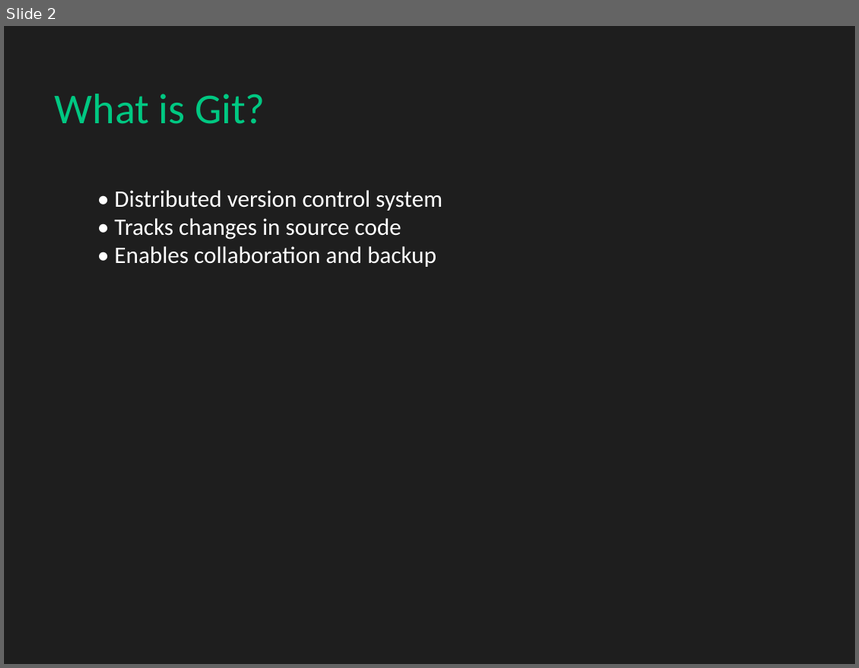
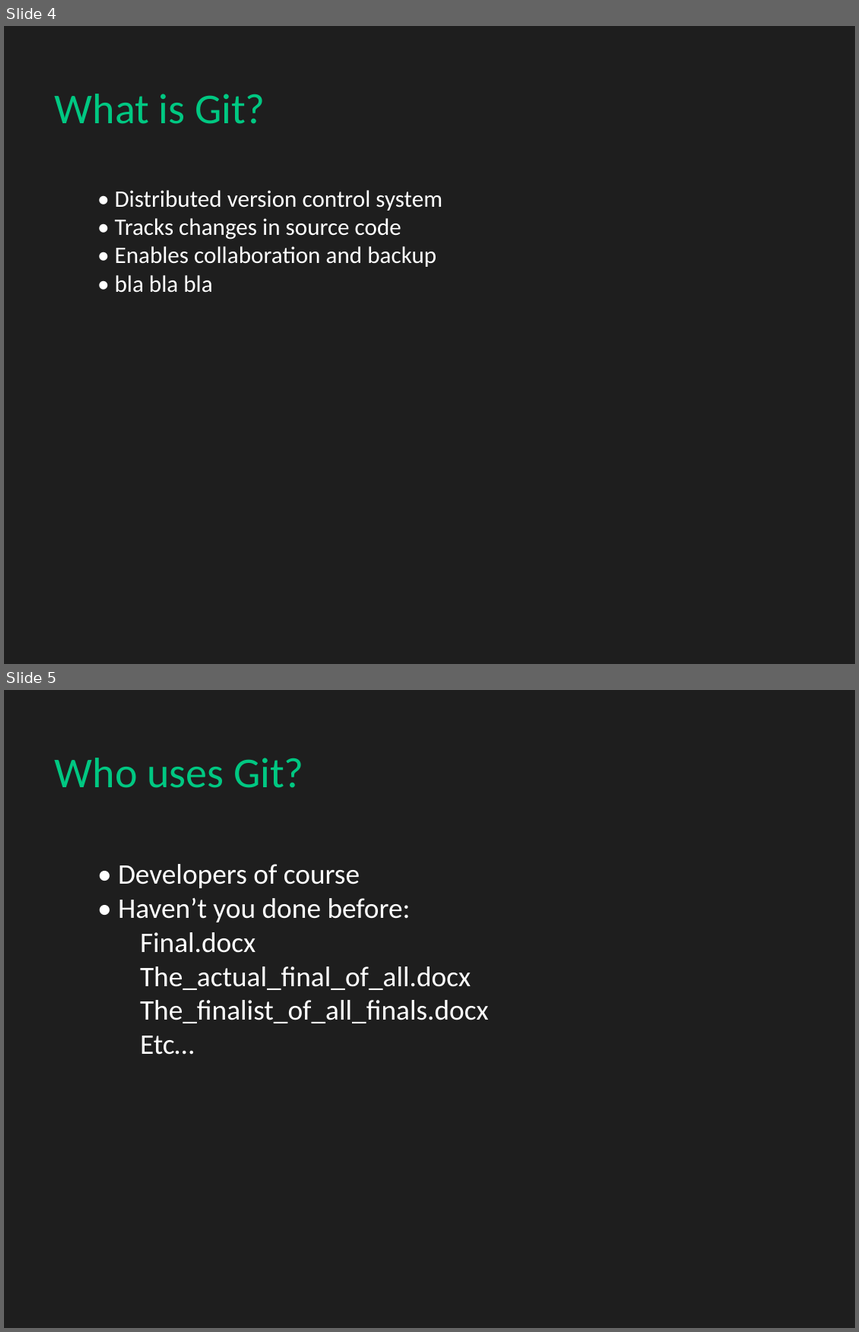
Before and after one commit to OmarMoamarFostok/git-presentation, a slide deck: Git_Presentation.pptx. Shown one above the other, each under a label of ours: slide 2 before the commit, slides 4 and 5 after it. The pictures are 859x668 and 859x1332 pixels, drawn with LibreOffice and Linux fonts; fonts in the diff are those of the drawing. Boxes give left, top, right and bottom in pixels: in the first picture for what was removed or moved away, otherwise in the second. Text is boxed around its words. In the diff, an @@ line names an element or a change of style, - is before the commit and + after.

```diff
--- a/Git_Presentation.pptx
+++ b/Git_Presentation.pptx
@@ slide 5 added at <box>4,690,855,1328</box>, background #1E1E1E @@
@@ text added at <box>55,758,304,788</box>, 36 pt, text #00C882 @@
+Who uses Git?
@@ text added at <box>118,864,489,1055</box>, 24 pt, text #FFFFFF @@
+• Developers of course
+• Haven’t you done before:
+  Final.docx
+  The_actual_final_of_all.docx
+  The_finalist_of_all_finals.docx
+  Etc…
@@ what was slide 2 is now slide 4 @@
@@ slide 4 changed as well @@
@@ text at <box>115,275,212,293</box>: paragraph added @@
+• bla bla bla
```
Also in this commit, not shown: 2 other slides changed, 17 other slides added, 1 slide removed.
